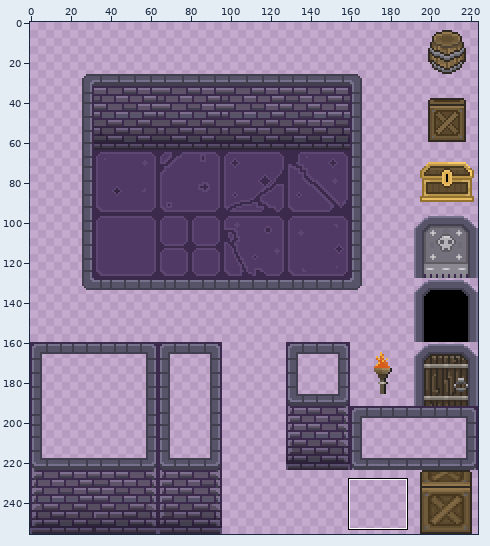
A sprite sheet gets an edit: Assets/Resources/Imports/Dungeon Tiles/Full.png. Above: a wide view before the commit, with the close-up outlined.
Close-up. Before the commit:
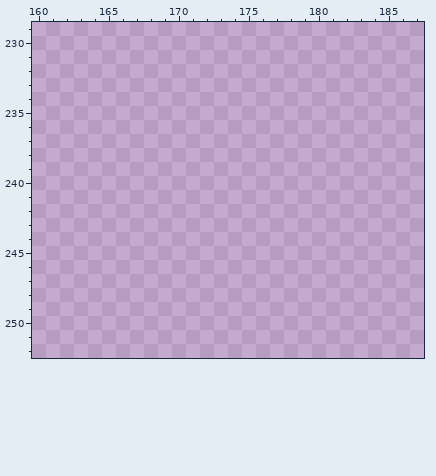
The file is 224x256 pixels. Colours within 5 levels of each other are drawn and written as one. Shown: x 160..187, y 229..252.
After:
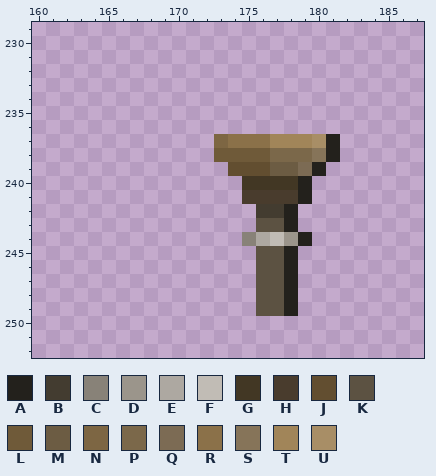
Palette (. is transparent): A #23211c  B #433c30  C #888278  D #9b958b  E #ada8a1  F #c1bcb5  G #423724  H #493c2d  J #624e30  K #5c5242  L #6f5a39  M #6c5c43  N #7d6643  P #7b684a  Q #7c6b54  R #8b7149  S #867459  T #a18559  U #a88e66
Changes in this commit:
@@ x 171..183 @@
 236 .............
-237 .............
-238 .............
-239 .............
-240 .............
-241 .............
-242 .............
-243 .............
-244 .............
-245 .............
-246 .............
-247 .............
-248 .............
-249 .............
+237 ..NRRRTTTUA..
+238 ..LLLLPPPSA..
+239 ...JJJMMQA...
+240 ....GGGGA....
+241 ....HHHHA....
+242 .....BBA.....
+243 .....KKA.....
+244 ....CEFDA....
+245 .....KKA.....
+246 .....KKA.....
+247 .....KKA.....
+248 .....KKA.....
+249 .....KKA.....
 250 .............
